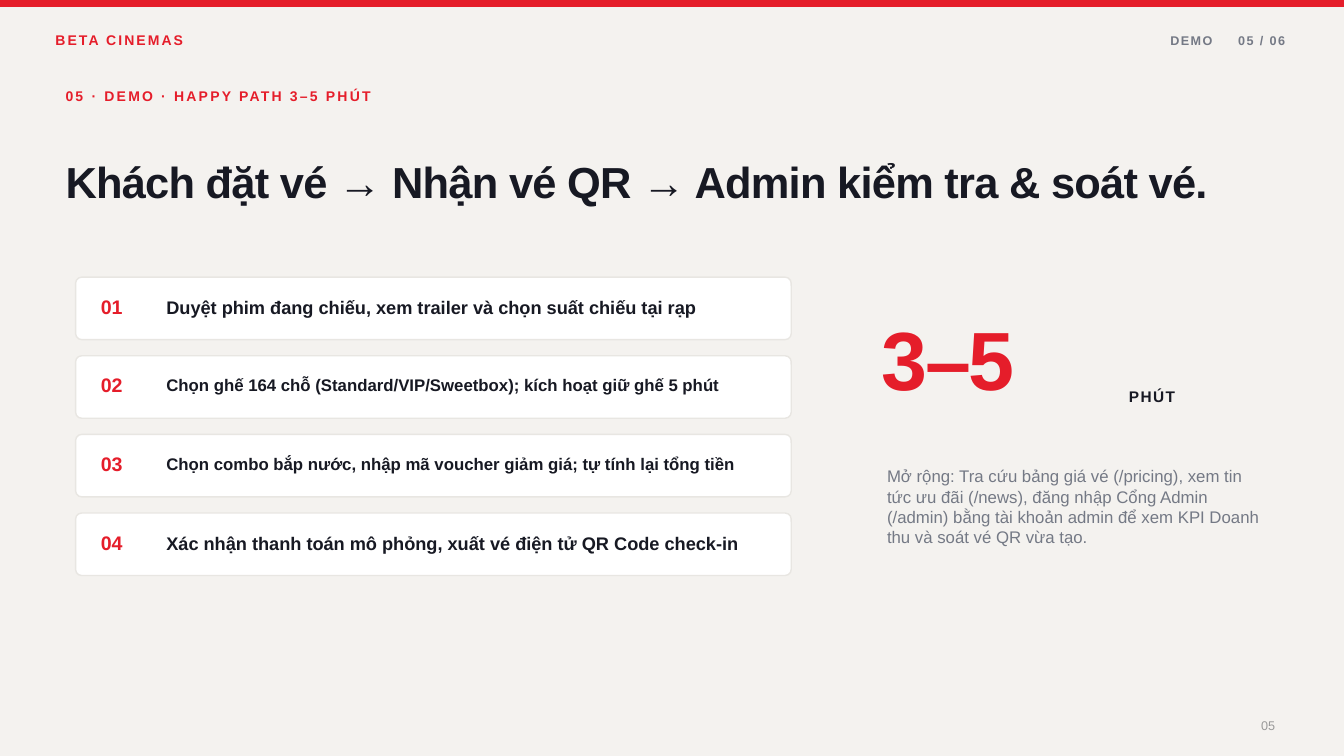
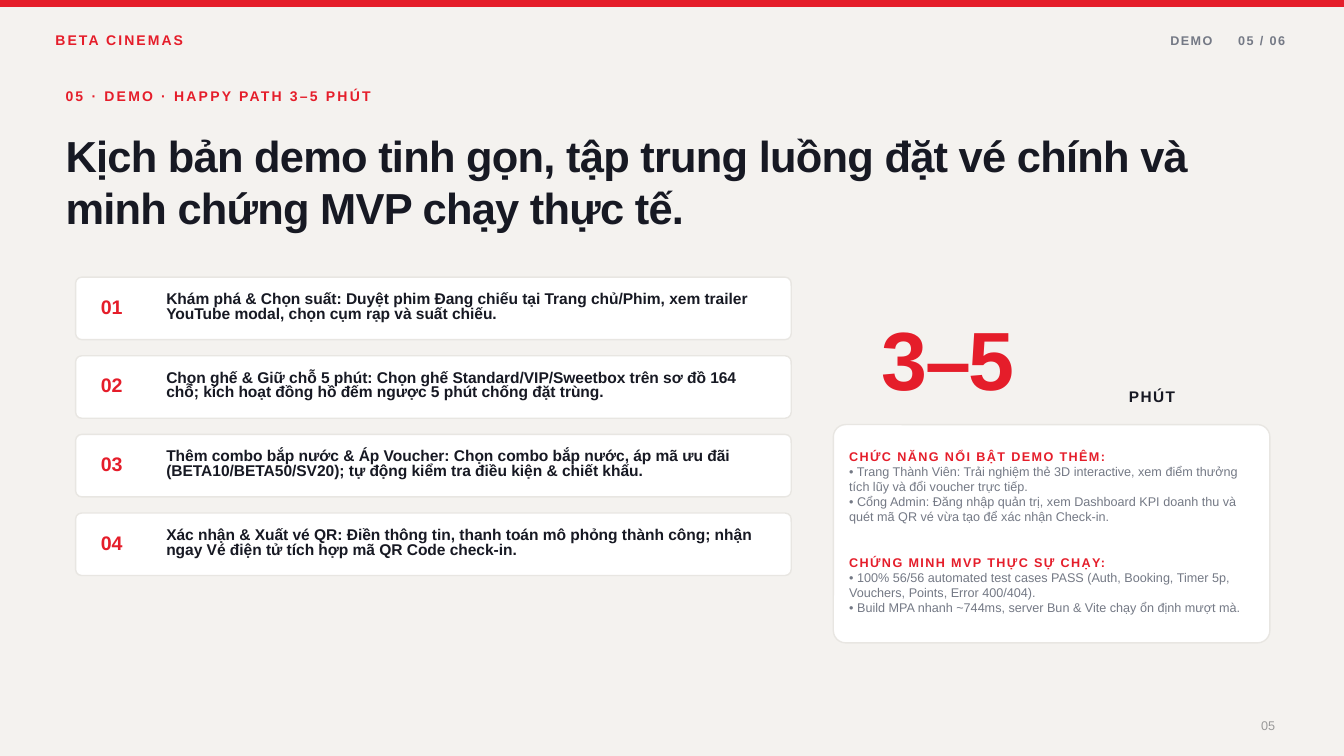
Before and after one commit to AsakiYuki/web2064-fa26, a slide deck: slide 5 of Beta-Cinemas-Presentation.pptx. Drawn at 1344x756 pixels with LibreOffice and Linux fonts; fonts in the diff are those of the drawing. Boxes give left, top, right and bottom in pixels: in the first picture for what was removed or moved away, otherwise in the second. Text is boxed around its words. In the diff, an @@ line names an element or a change of style, - is before the commit and + after.

```diff
--- a/Beta-Cinemas-Presentation.pptx
+++ b/Beta-Cinemas-Presentation.pptx
@@ text at box(66, 138, 1188, 233): text changed @@
-Khách đặt vé → Nhận vé QR → Admin kiểm tra & soát vé.
+Kịch bản demo tinh gọn, tập trung luồng đặt vé chính và minh chứng MVP chạy thực tế.
@@ text at box(166, 292, 748, 322): text changed; size 13 to 11.1 pt @@
-Duyệt phim đang chiếu, xem trailer và chọn suất chiếu tại rạp
+Khám phá & Chọn suất: Duyệt phim Đang chiếu tại Trang chủ/Phim, xem trailer YouTube modal, chọn cụm rạp và suất chiếu.
@@ text at box(166, 370, 736, 401): text changed; size 12 to 11.1 pt @@
-Chọn ghế 164 chỗ (Standard/VIP/Sweetbox); kích hoạt giữ ghế 5 phút
+Chọn ghế & Giữ chỗ 5 phút: Chọn ghế Standard/VIP/Sweetbox trên sơ đồ 164 chỗ; kích hoạt đồng hồ đếm ngược 5 phút chống đặt trùng.
@@ text at box(166, 449, 729, 479): text changed; size 12 to 11.1 pt @@
-Chọn combo bắp nước, nhập mã voucher giảm giá; tự tính lại tổng tiền
+Thêm combo bắp nước & Áp Voucher: Chọn combo bắp nước, áp mã ưu đãi (BETA10/BETA50/SV20); tự động kiểm tra điều kiện & chiết khấu.
@@ rounded rectangle added at box(834, 424, 1270, 643), fill #FFFFFF, outline #E8E6E2 0.99 pt @@
@@ text added at box(849, 451, 1240, 615), 9 pt, text #747985 @@
+CHỨC NĂNG NỔI BẬT DEMO THÊM:
+• Trang Thành Viên: Trải nghiệm thẻ 3D interactive, xem điểm thưởng tích lũy và đổi voucher trực tiếp.
+• Cổng Admin: Đăng nhập quản trị, xem Dashboard KPI doanh thu và quét mã QR vé vừa tạo để xác nhận Check-in.
+CHỨNG MINH MVP THỰC SỰ CHẠY:
+• 100% 56/56 automated test cases PASS (Auth, Booking, Timer 5p, Vouchers, Points, Error 400/404).
+• Build MPA nhanh ~744ms, server Bun & Vite chạy ổn định mượt mà.
@@ text removed at box(887, 469, 1258, 546) @@
-Mở rộng: Tra cứu bảng giá vé (/pricing), xem tin tức ưu đãi (/news), đăng nhập Cổng Admin (/admin) bằng tài khoản admin để xem KPI Doanh thu và soát vé QR vừa tạo.
@@ text at box(166, 528, 752, 558): text changed; size 13 to 11.1 pt @@
-Xác nhận thanh toán mô phỏng, xuất vé điện tử QR Code check-in
+Xác nhận & Xuất vé QR: Điền thông tin, thanh toán mô phỏng thành công; nhận ngay Vé điện tử tích hợp mã QR Code check-in.
```
Also in this commit, not shown: 4 other slides changed, 1 slide added, 1 slide removed, 2 other files.
